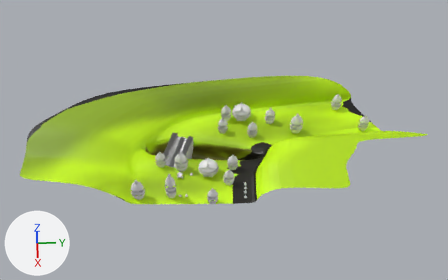
One commit to the Blender file raw/levels.blend: the scene before it, then after it.
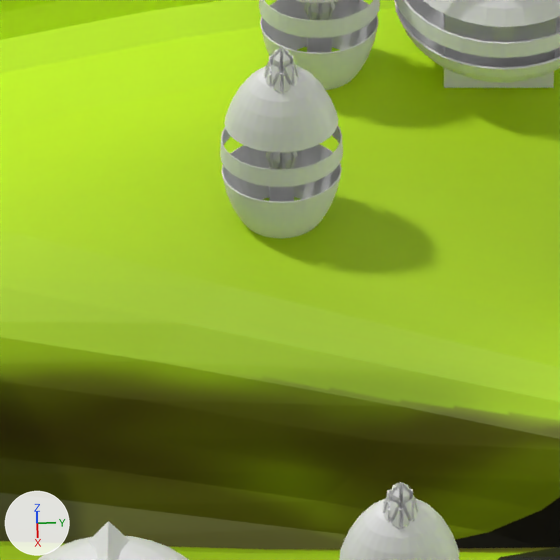
The first picture shows the older version from a 50 mm camera at (148.1, 13.1, 213.8) aimed at (-22.2, 18.9, 4.1). The close-ups show both versions on the part from 44% to 55% of the width and 40% to 57% of the height of that picture; other places that the commit changed are outside them. The axes (+X, +Y, +Z) are drawn at lower left. The lights are the same throughout.

In view in the first close-up: 'Tree.003', 'Tree.006', 'Tree.010', 'Windmill', 'Windmill.001', 'ground_visual'.
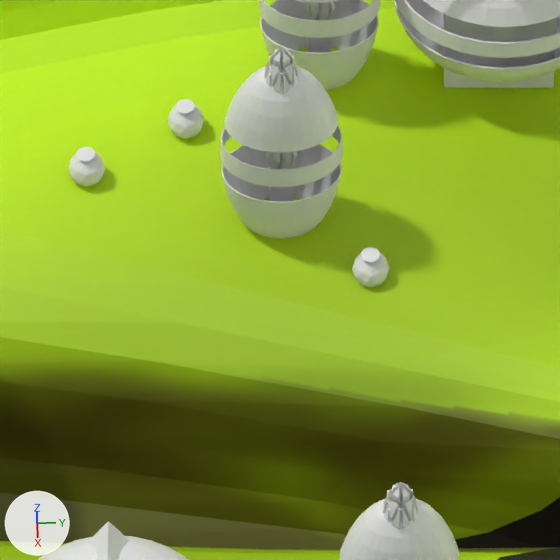
Pixel boxes [x1, y1, x2, y2] of what changed, in the close-ups (560 x 560 px):
'Bandit.003', added: after [352, 247, 389, 287]
'Bandit', moved (not visible before): after [68, 147, 105, 186]
'Bandit.002', added: after [167, 99, 204, 139]

Patch to the scene script:
```diff
--- a/raw/levels.blend.py
+++ b/raw/levels.blend.py
@@ ob_bandit @@
 ob_bandit = bpy.data.objects.new('Bandit', None)
-ob_bandit.location = (-6.92, 4.59, 0.0)
+ob_bandit.location = (-32.37, 11.33, 0.29)
 ob_bandit.scale = (0.206, 0.206, 0.206)
@@ ob_bandit_003 @@
+ob_bandit_003 = bpy.data.objects.new('Bandit.003', None)
+ob_bandit_003.location = (-27.28, 21.96, -0.01)
+ob_bandit_003.scale = (0.206, 0.206, 0.206)
+ob_bandit_003.instance_type = 'COLLECTION'
+ob_bandit_003.instance_collection = col_bandit
@@ ob_bandit_002 @@
+ob_bandit_002 = bpy.data.objects.new('Bandit.002', None)
+ob_bandit_002.location = (-34.54, 15.17, 0.39)
+ob_bandit_002.scale = (0.206, 0.206, 0.206)
+ob_bandit_002.instance_type = 'COLLECTION'
+ob_bandit_002.instance_collection = col_bandit
```
